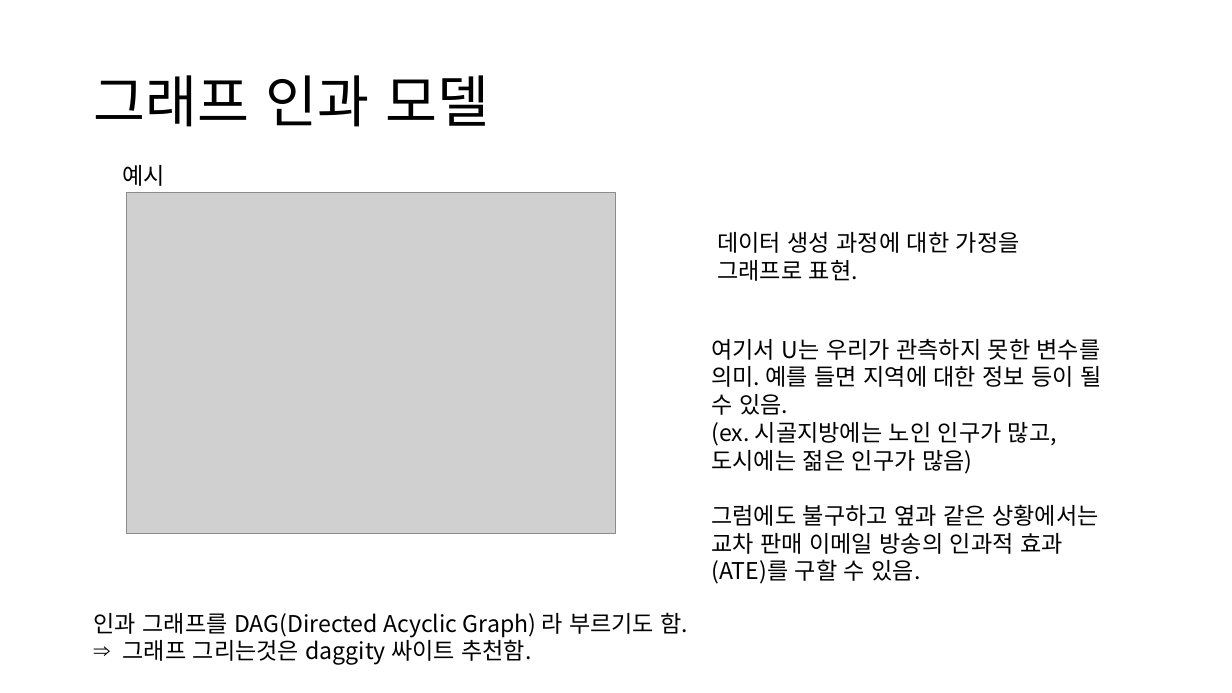
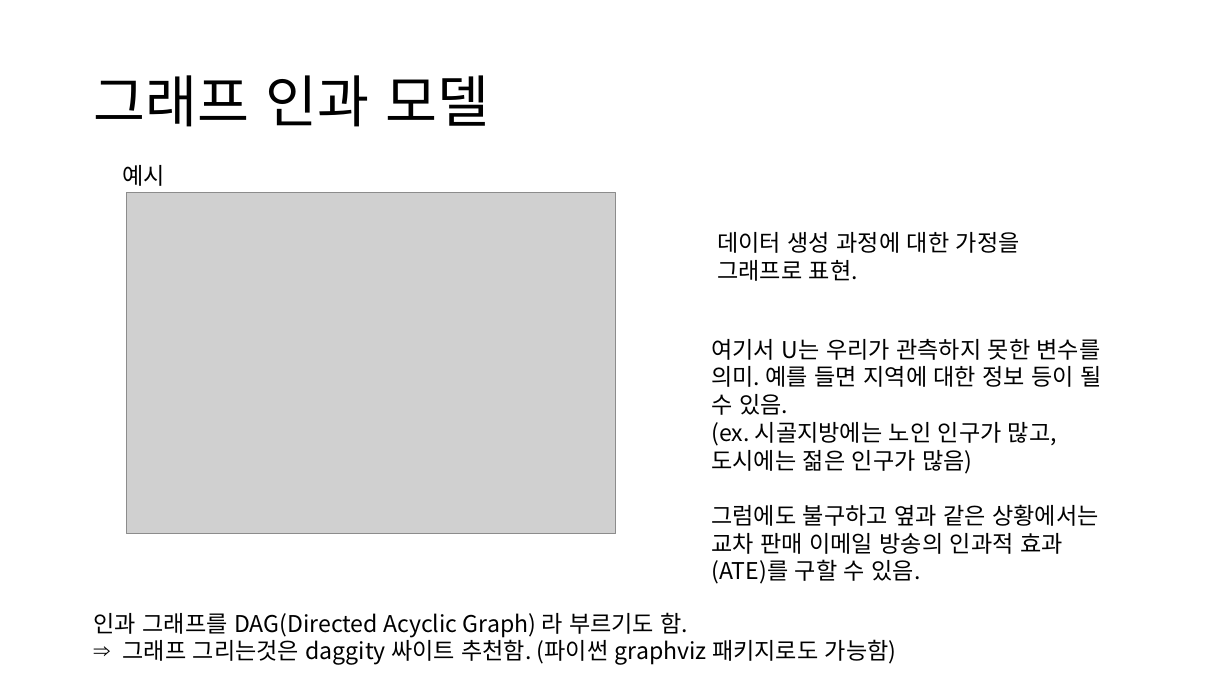
Before and after one commit to Minsoo1036/Causal_Inference_Study, a slide deck: slide 2 of causal_3week.pptx. Drawn at 1232x693 pixels with LibreOffice and Linux fonts; fonts in the diff are those of the drawing; grey boxes stand for pictures. Boxes give left, top, right and bottom in pixels: in the first picture for what was removed or moved away, otherwise in the second. Text is boxed around its words. In the diff, an @@ line names an element or a change of style, - is before the commit and + after.

```diff
--- a/causal_3week.pptx
+++ b/causal_3week.pptx
@@ text at (x1=123, y1=636, x2=897, y2=665): text changed @@
-⇒ 그래프 그리는것은 daggity 싸이트 추천함.
+⇒ 그래프 그리는것은 daggity 싸이트 추천함. (파이썬 graphviz 패키지로도 가능함)
```
Also in this commit, not shown: 2 other slides changed, 1 slide added.
